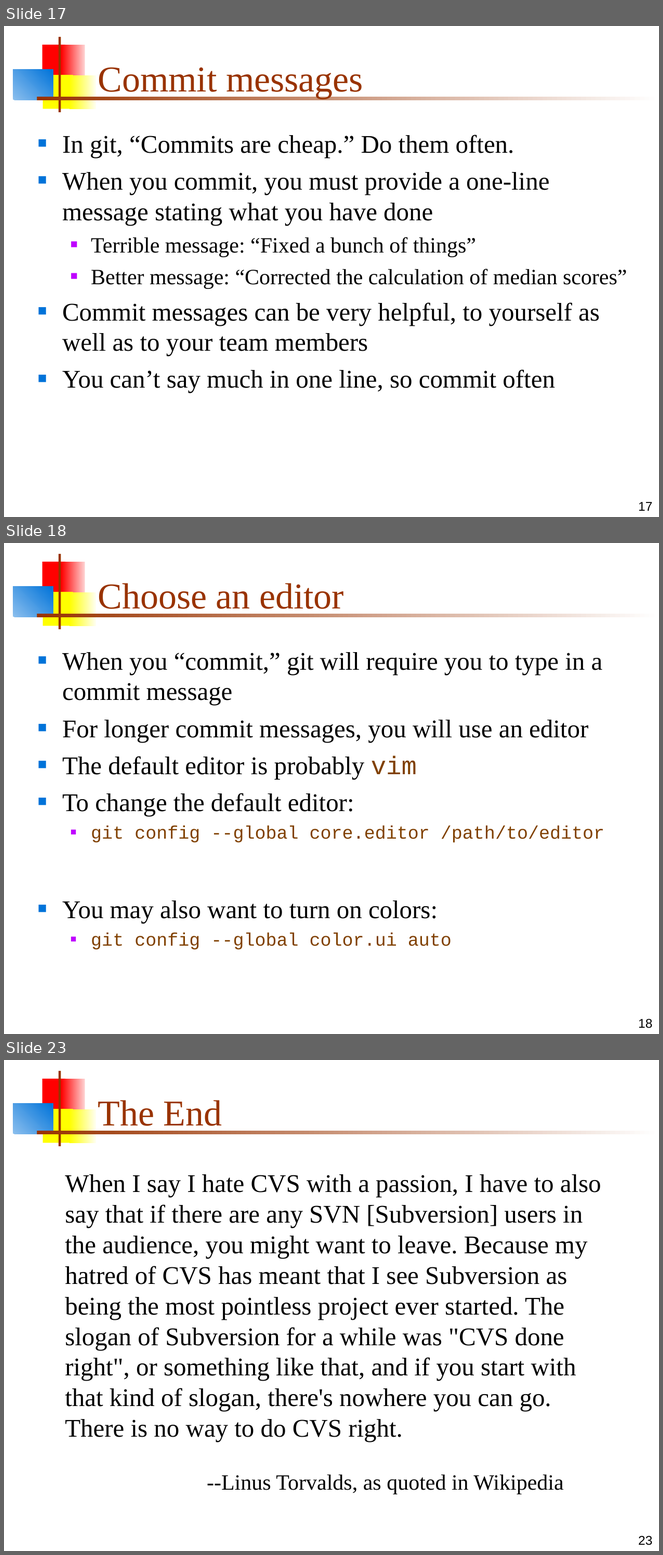
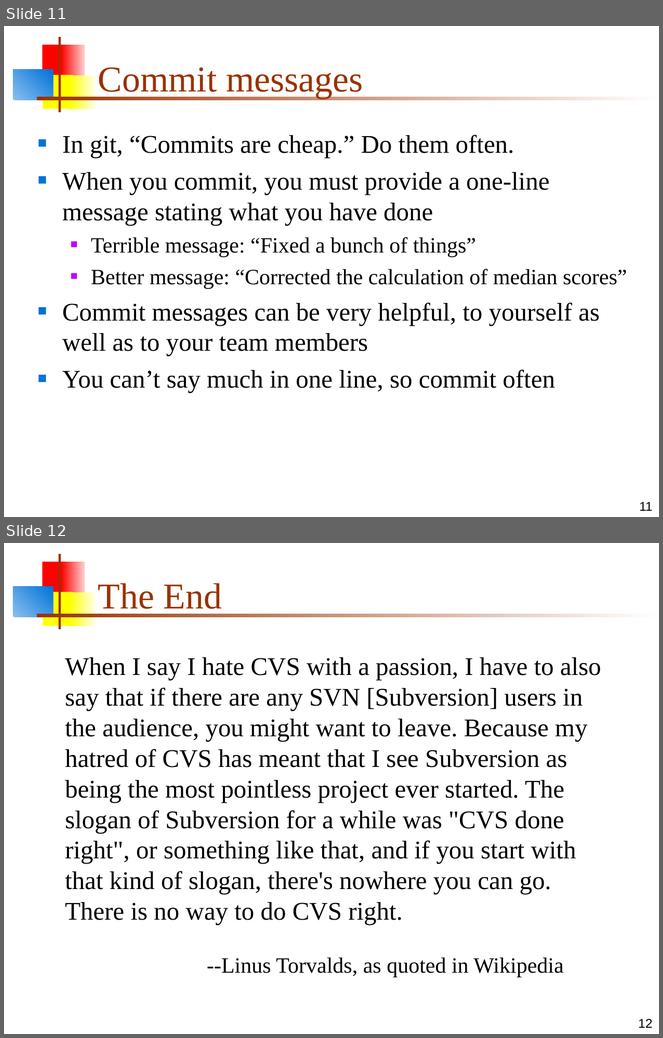
Before and after one commit to MarsUniversity/ECE382, a slide deck: source/lessons/lsn7/git.ppt. Shown one above the other, each under a label of ours: slides 17, 18 and 23 before the commit, slides 11 and 12 after it; the slides between them are not shown. The pictures are 663x1555 and 663x1038 pixels, drawn with LibreOffice and Linux fonts; fonts in the diff are those of the drawing. Boxes give left, top, right and bottom in pixels: in the first picture for what was removed or moved away, otherwise in the second. Text is boxed around its words. In the diff, an @@ line names an element or a change of style, - is before the commit and + after.

```diff
--- a/source/lessons/lsn7/git.ppt
+++ b/source/lessons/lsn7/git.ppt
@@ slide 18 removed at <box>4,543,659,1034</box>, background #FFFFFF; not listed: 7 template elements that a slide beside it also shows @@
@@ title removed at <box>98,583,344,615</box> @@
-Choose an editor
@@ text removed at <box>62,652,605,950</box> @@
-■ When you “commit,” git will require you to type in a commit message
-■ For longer commit messages, you will use an editor
-■ The default editor is probably vim
-■ To change the default editor:
-  ■ git config --global core.editor /path/to/editor
-■ You may also want to turn on colors:
-  ■ git config --global color.ui auto
@@ page number removed at <box>638,1019,652,1029</box> @@
-18
@@ what was slide 17 is now slide 11 @@
@@ page number at <box>639,502,652,511</box>: text changed @@
-17
+11
@@ what was slide 23 is now slide 12 @@
@@ page number at <box>638,1019,652,1028</box>: text changed @@
-23
+12
```
Also in this commit, not shown: 6 slides changed, 10 other slides removed, 3 other files.
